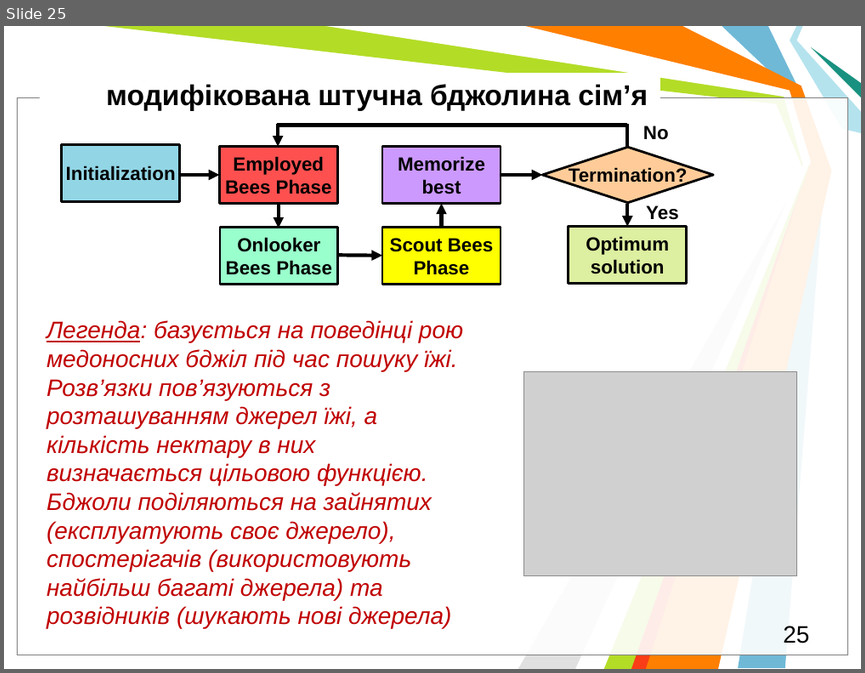
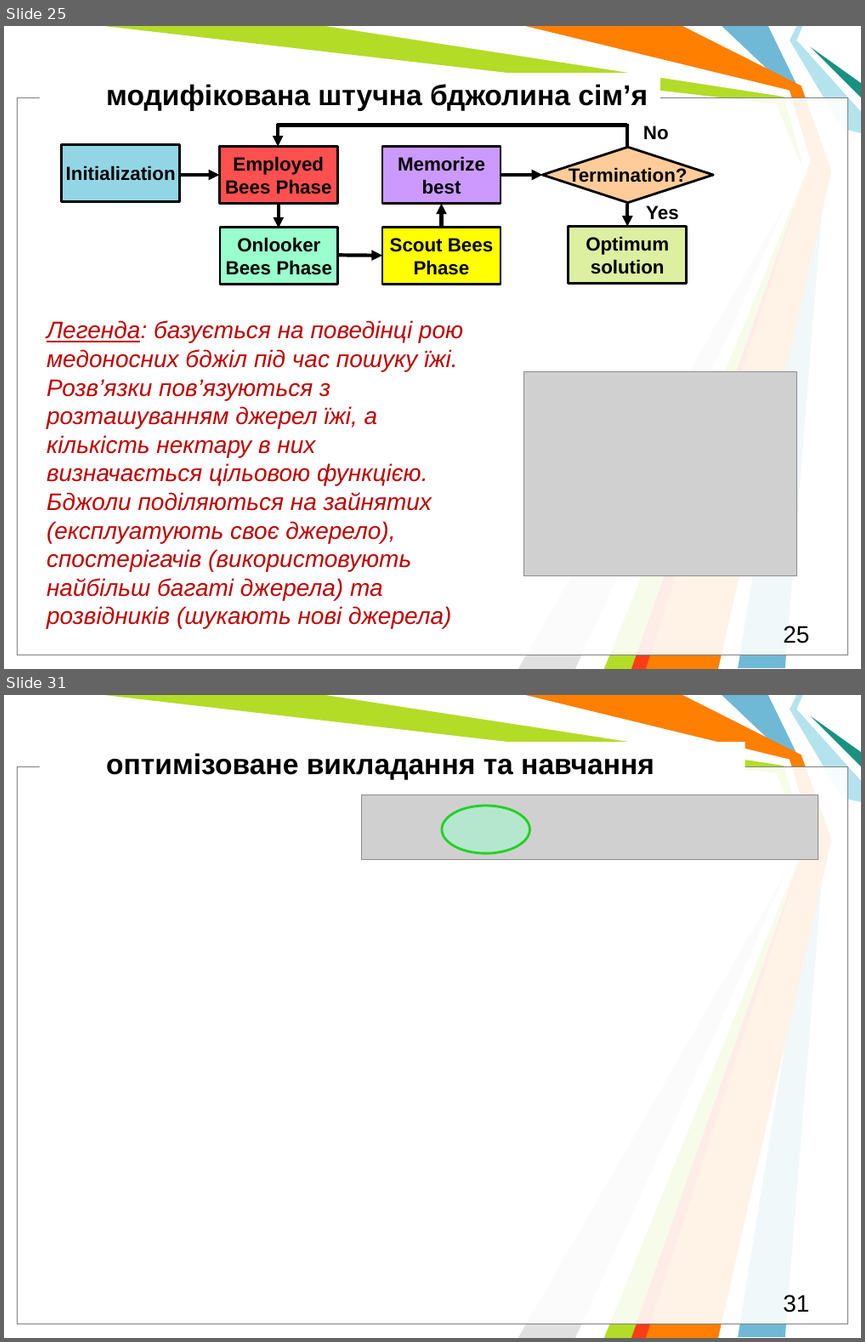
Before and after one commit to l432/NMK, a slide deck: Lecture/DAAD/DAAD_MetaH.pptm. Shown one above the other, each under a label of ours: slide 25 before the commit, slides 25 and 31 after it; the slides between them are not shown. The pictures are 865x673 and 865x1342 pixels, drawn with LibreOffice and Linux fonts; fonts in the diff are those of the drawing; grey boxes stand for pictures; background and template pictures are left out. Boxes give left, top, right and bottom in pixels: in the first picture for what was removed or moved away, otherwise in the second. Text is boxed around its words. In the diff, an @@ line names an element or a change of style, - is before the commit and + after.

```diff
--- a/Lecture/DAAD/DAAD_MetaH.pptm
+++ b/Lecture/DAAD/DAAD_MetaH.pptm
@@ slide 31 added at box(4, 695, 861, 1338), background #FFFFFF; not listed: 11 template elements that a slide beside it also shows @@
@@ text added at box(106, 753, 654, 780), 24 pt, text #000000, bold @@
+оптимізоване викладання та навчання
@@ picture added at box(362, 794, 818, 860) @@
@@ ellipse added at box(442, 805, 530, 853), fill #99FFCC at 50% opacity, outline #1DD322 2 pt @@
@@ page number added at box(783, 1294, 809, 1312), 20 pt, text #000000 @@
+31
```
Also in this commit, not shown: 3 slides changed, 3 other slides added, 1 slide removed, 1 other file.
